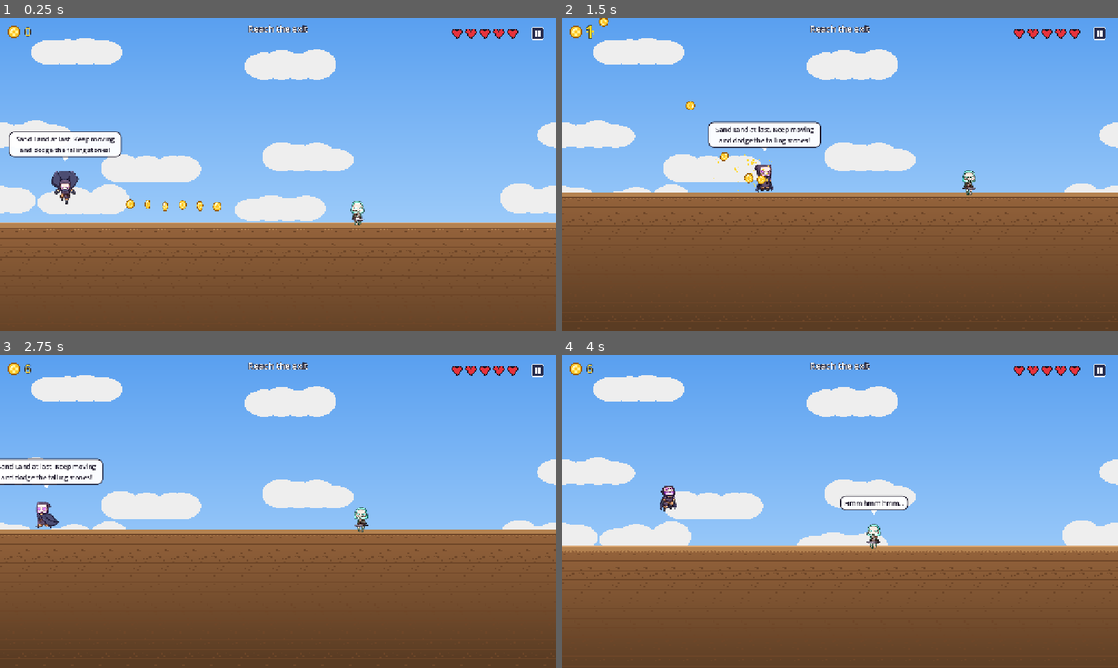
Above: before the commit, frames 1-4 (two rows, left to right).
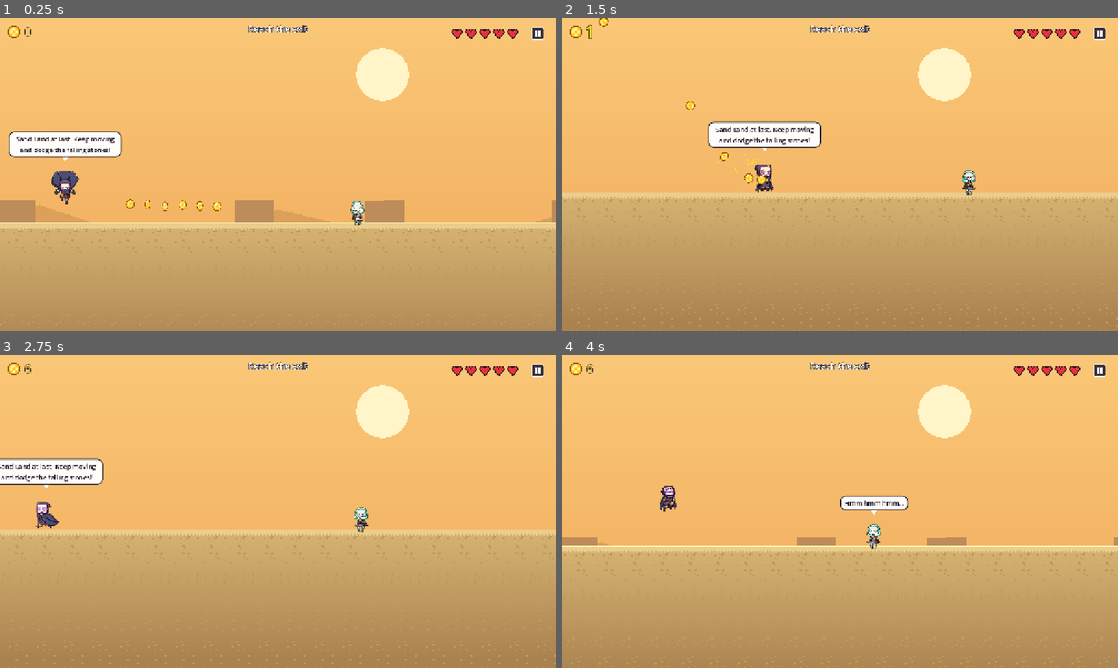
Above: after the commit, the same moments.

Repository: vikram3/CoinTrollAdventureSimplePrototype
Game: Godot game, scene res://scenes/levels/chapter_08/level_23_dune_road.tscn
The game is run twice, just before and just after one commit, with the same random seed, the same clock (stepped at 60 frames per second) and the same inputs. This scene is started directly instead of the project's main scene.
Inputs (mouse positions are in pixels of both pictures, inside the frame that each line leads up to):
- Up to frame 1 (0.25 s): no input
- Up to frame 2 (1.5 s): tap Enter (ui_accept) at 0.5 s; move the mouse to (962, 158) at 0.52 s; hold D (move_right) 0.53-1.25 s; hold J (attack) 0.53-1.25 s; click (962, 158) at 0.67 s; tap Space (jump) at 0.77 s; drag from (728, 190) to (962, 199) at 1.27 s
- Up to frame 3 (2.75 s): move the mouse to (333, 442) at 2.02 s; hold A (move_left) from 2.03 s (still down); tap Shift (dash) at 2.1 s
- Up to frame 4 (4 s): release A (move_left) at 2.75 s; drag from (812, 574) to (589, 514) at 2.77 s; move the mouse to (1006, 558) at 3.52 s; hold D (move_right) from 3.53 s (still down); tap X at 3.6 s; tap Space (jump) at 3.77 s

The runs differ from the first frame. In frame 1, 97% of the frame differs, in the area x 0-100%, y 0-100%; in frame 2, 97%; in frame 3, 98%; in frame 4, 99%.

Commit message:
Use desert background and sand ground for level 23
Co-Authored-By: Claude Haiku 5.5 <noreply@anthropic.com>
Claude-Session: https://claude.ai/code/session_01LSyMjUD4EEFFUAorwC4Q2M

Diff:
--- a/scenes/levels/chapter_08/level_23_dune_road.tscn
+++ b/scenes/levels/chapter_08/level_23_dune_road.tscn
@@ -2,10 +2,10 @@
 
 [ext_resource type="Script" path="res://scripts/levels/level.gd" id="1_r"]
 [ext_resource type="PackedScene" path="res://scenes/environment/background.tscn" id="2_r"]
-[ext_resource type="Texture2D" path="res://assets/backgrounds/bg_ship_sky.png" id="3_r"]
+[ext_resource type="Texture2D" path="res://assets/backgrounds/bg_desert.png" id="3_r"]
 [ext_resource type="PackedScene" path="res://scenes/environment/block.tscn" id="4_r"]
 [ext_resource type="Texture2D" path="res://assets/environment/wall_stone.png" id="5_r"]
-[ext_resource type="Texture2D" path="res://assets/environment/ground_deck.png" id="6_r"]
+[ext_resource type="Texture2D" path="res://assets/environment/ground_sand.png" id="6_r"]
 [ext_resource type="Texture2D" path="res://assets/environment/ledge_stone.png" id="7_r"]
 [ext_resource type="PackedScene" path="res://scenes/objects/coin.tscn" id="8_r"]
 [ext_resource type="PackedScene" path="res://scenes/objects/restart_zone.tscn" id="9_r"]
